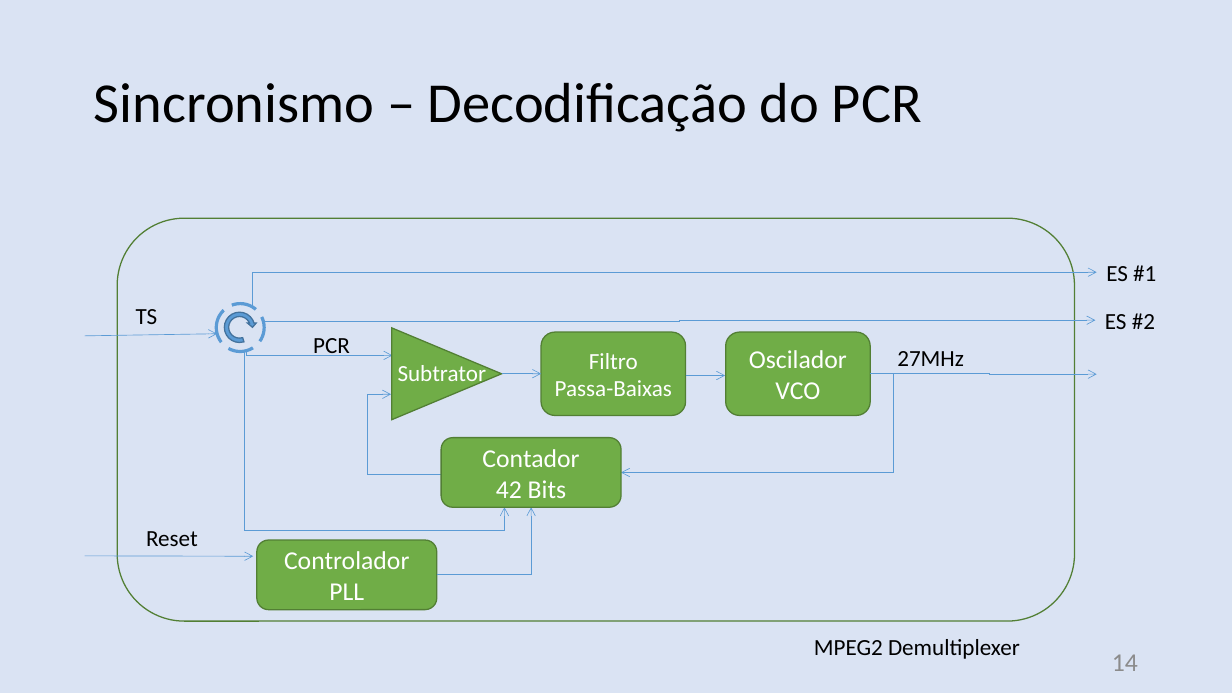
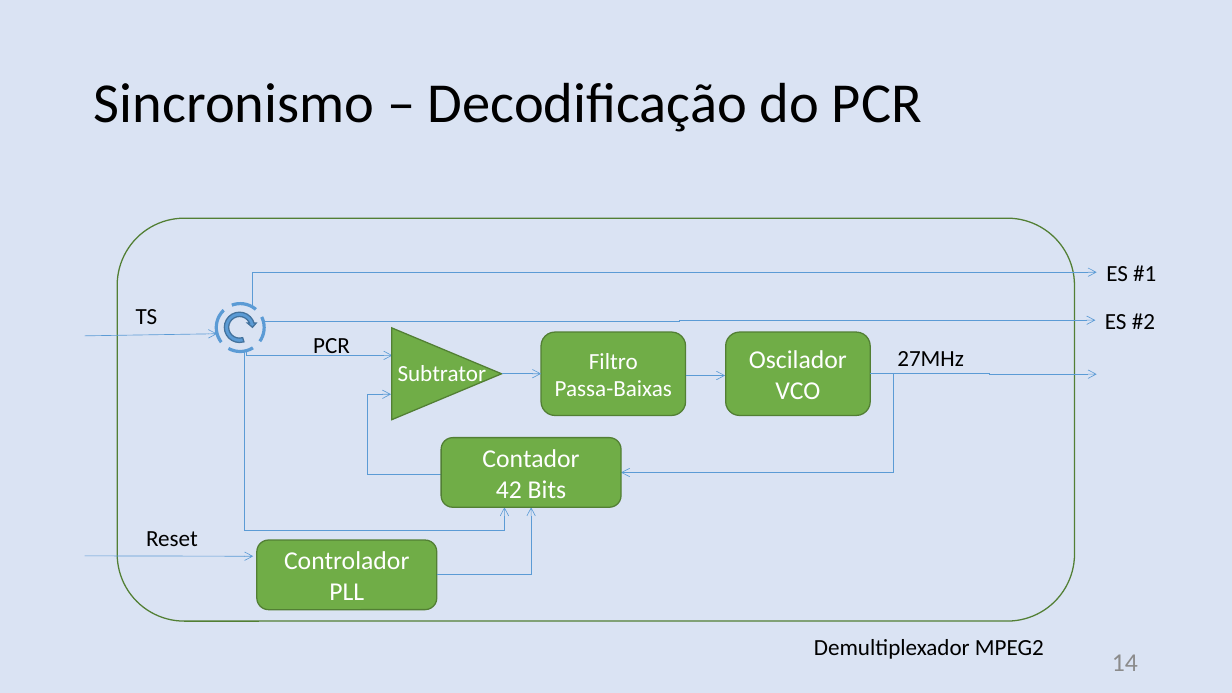
Before and after one commit to nasall2/TCC, a slide deck: slide 14 of relatorio/abntex2-modelos-1.9.2/figuras/apresentacao.pptx. Drawn at 1232x693 pixels with LibreOffice and Linux fonts; fonts in the diff are those of the drawing. Boxes give left, top, right and bottom in pixels: in the first picture for what was removed or moved away, otherwise in the second. Text is boxed around its words. In the diff, an @@ line names an element or a change of style, - is before the commit and + after.

```diff
--- a/relatorio/abntex2-modelos-1.9.2/figuras/apresentacao.pptx
+++ b/relatorio/abntex2-modelos-1.9.2/figuras/apresentacao.pptx
@@ text at (814, 639, 1044, 659): text changed @@
-MPEG2 Demultiplexer
+Demultiplexador MPEG2
```
Also in this commit, not shown: 12 other slides changed, 22 other files.
